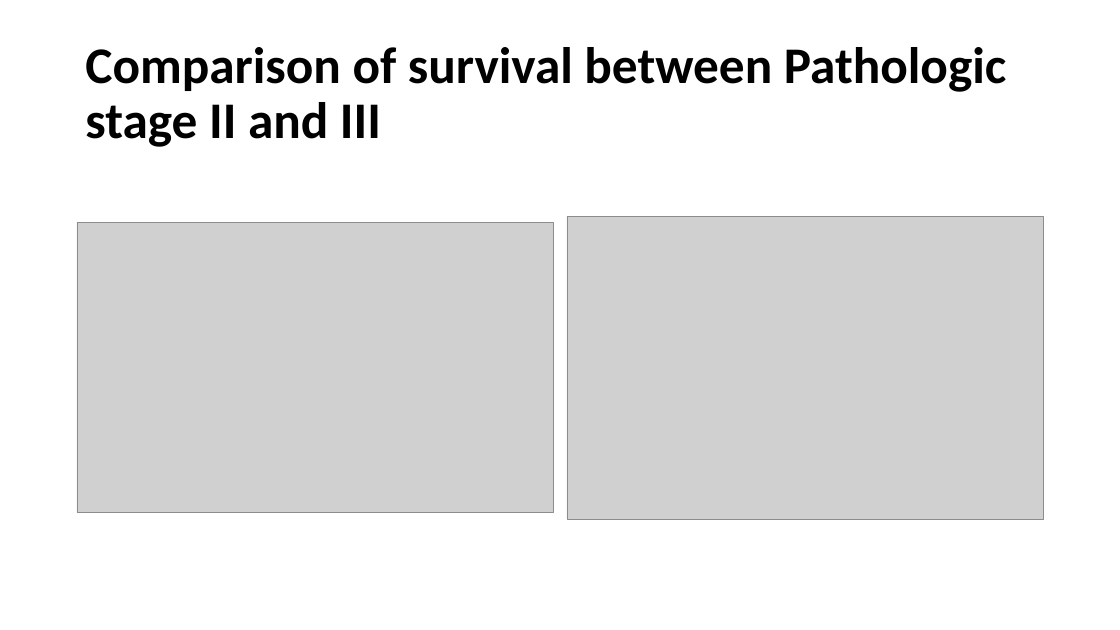
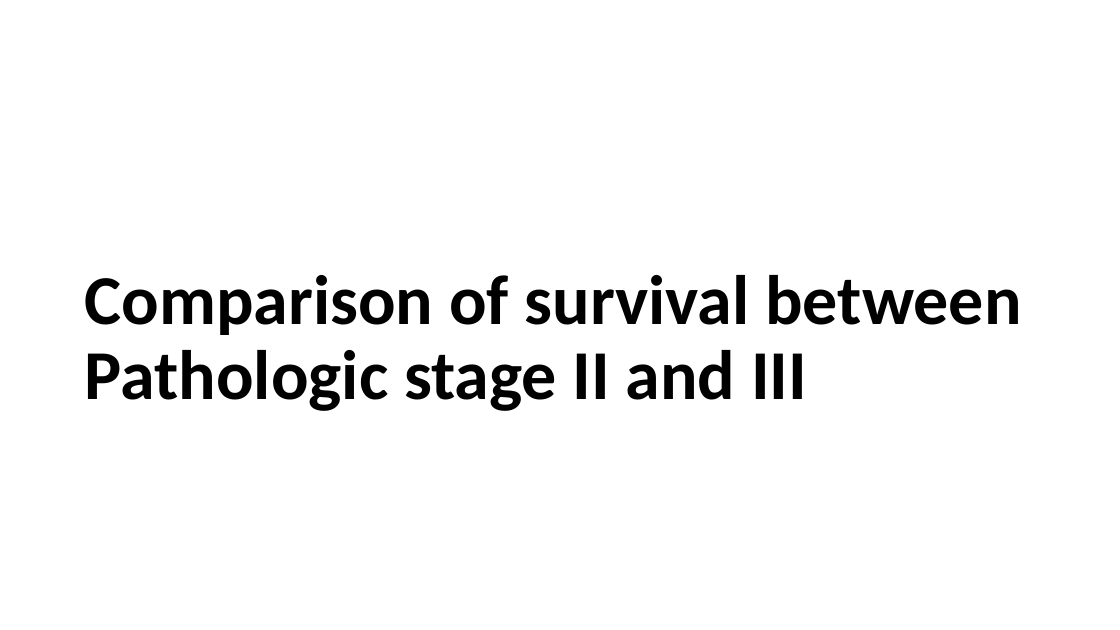
Before and after one commit to rwandarwacu1/Msc_thesis_survival, a slide deck: slide 4 of SURVIVAL RATIO PLOTS_For survey.pptx. Drawn at 1120x630 pixels with LibreOffice and Linux fonts; fonts in the diff are those of the drawing; grey boxes stand for pictures. Boxes give left, top, right and bottom in pixels: in the first picture for what was removed or moved away, otherwise in the second. Text is boxed around its words. In the diff, an @@ line names an element or a change of style, - is before the commit and + after.

Commit message:
Update SURVIVAL RATIO PLOTS_For survey.pptx
added plot interpretation on plots

```diff
--- a/SURVIVAL RATIO PLOTS_For survey.pptx
+++ b/SURVIVAL RATIO PLOTS_For survey.pptx
@@ title "Comparison of survival between Pathologic ...": place and size @@
-title "Comparison of survival between Pathologic ..." at <box>85,47,1007,147</box>
+title "Comparison of survival between Pathologic ..." at <box>85,275,1021,411</box>
@@ title "Comparison of survival between Pathologic ..." at <box>85,275,1021,411</box>: size 44 to 60 pt; vertical alignment middle to bottom @@
@@ picture removed at <box>77,223,554,513</box> @@
@@ picture removed at <box>567,216,1044,519</box> @@
```
Also in this commit, not shown: 1 other slide changed, 3 slides added.
